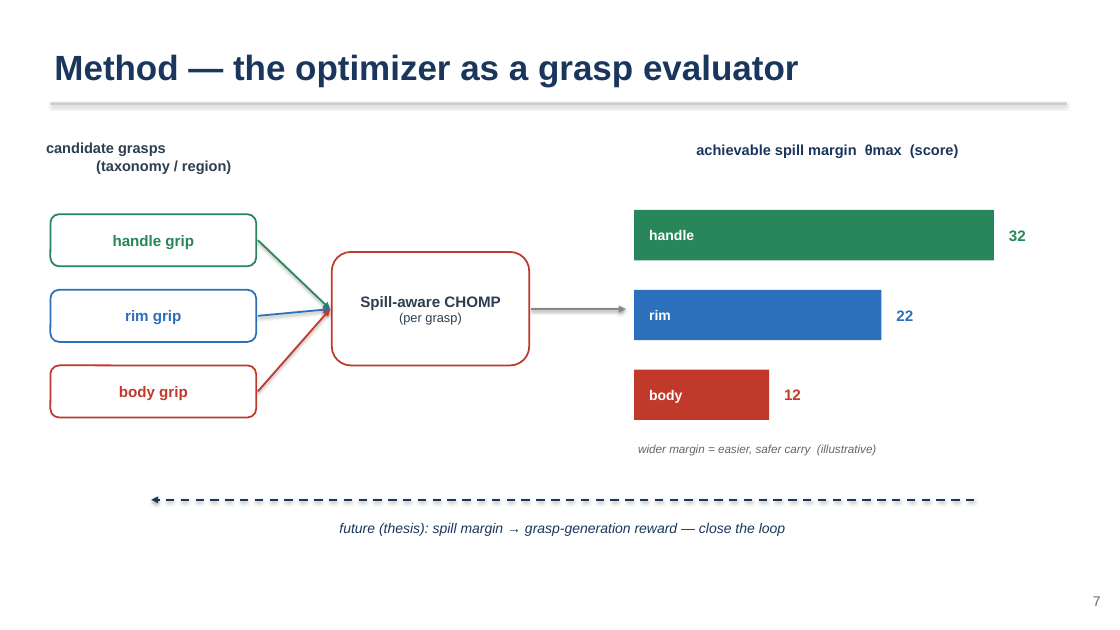
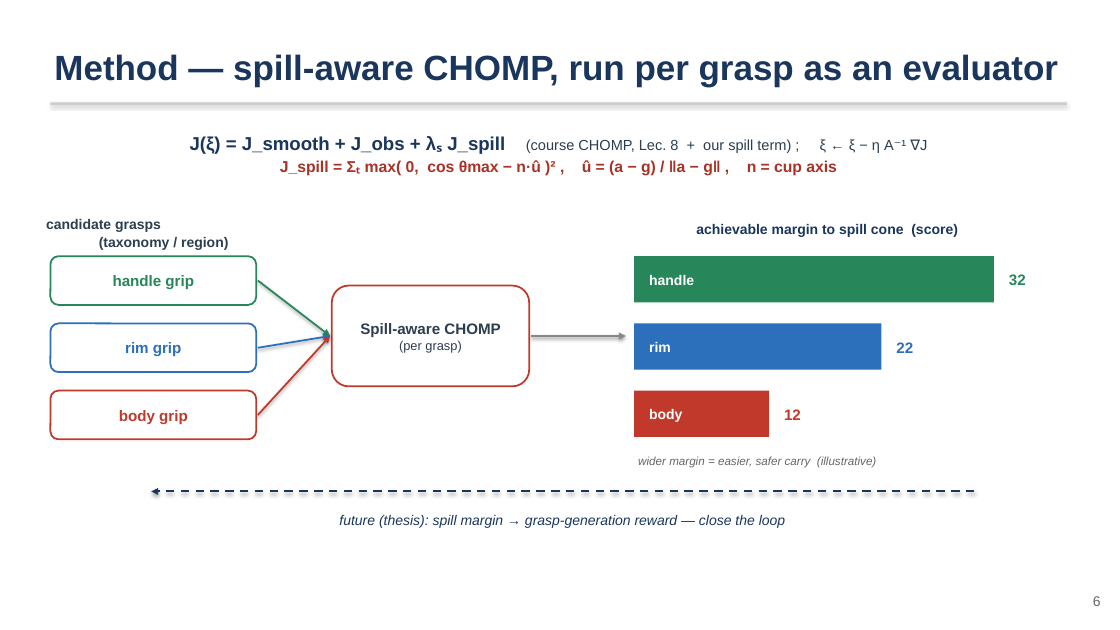
Before and after one commit to jihoon3125/spill-free-mug-trasport, a slide deck: slide 6 of docs/slides_proposal_editable.pptx (slide 7 before the commit). Drawn at 1120x630 pixels with LibreOffice and Linux fonts; fonts in the diff are those of the drawing. Boxes give left, top, right and bottom in pixels: in the first picture for what was removed or moved away, otherwise in the second. Text is boxed around its words. In the diff, an @@ line names an element or a change of style, - is before the commit and + after.

```diff
--- a/docs/slides_proposal_editable.pptx
+++ b/docs/slides_proposal_editable.pptx
@@ text at box(54, 54, 1058, 86): text changed @@
-Method — the optimizer as a grasp evaluator
+Method — spill-aware CHOMP, run per grasp as an evaluator
@@ text added at box(190, 136, 837, 176), 13.5 pt, text #A93226, bold @@
+J(ξ) = J_smooth + J_obs + λₛ J_spill (course CHOMP, Lec. 8 + our spill term) ; ξ ← ξ − η A⁻¹ ∇J
+J_spill = Σₜ max( 0, cos θmax − n·û )² , û = (a − g) / ‖a − g‖ , n = cup axis
@@ text "candidate grasps (taxonomy / region)": place and size @@
-text "candidate grasps (taxonomy / region)" at box(46, 142, 231, 174)
+text "candidate grasps (taxonomy / region)" at box(46, 219, 228, 250)
@@ text "candidate grasps (taxonomy / region)" at box(46, 219, 228, 250): size 12.5 to 12 pt @@
@@ text at box(696, 224, 958, 237): text changed; size 12.5 to 12 pt @@
-achievable spill margin θmax (score)
+achievable margin to spill cone (score)
@@ rounded rectangle "handle grip": place and size @@
-rounded rectangle "handle grip" at box(50, 214, 256, 266)
+rounded rectangle "handle grip" at box(50, 256, 256, 305)
@@ arrow removed from (258, 240) to (330, 309) @@
@@ rectangle: place and size @@
-rectangle at box(634, 210, 994, 260)
+rectangle at box(634, 256, 994, 302)
@@ text "handle": place and size @@
-text "handle" at box(649, 230, 694, 240)
+text "handle" at box(649, 275, 694, 285)
@@ text "32": place and size @@
-text "32" at box(1009, 230, 1026, 241)
+text "32" at box(1009, 274, 1026, 285)
@@ arrow moved from (258, 316) - (330, 309) to (258, 281) - (330, 336) @@
@@ arrow (258, 281) - (330, 336): stroke #2C6FBB 1.5 pt to #27865A 1.5 pt @@
@@ rounded rectangle "Spill-aware CHOMP": place and size @@
-rounded rectangle "Spill-aware CHOMP" at box(332, 252, 529, 365)
+rounded rectangle "Spill-aware CHOMP" at box(332, 286, 529, 386)
@@ rounded rectangle "rim grip": place and size @@
-rounded rectangle "rim grip" at box(50, 290, 256, 342)
+rounded rectangle "rim grip" at box(50, 323, 256, 372)
@@ rectangle: place and size @@
-rectangle at box(634, 290, 881, 340)
+rectangle at box(634, 323, 881, 370)
@@ text "rim": place and size @@
-text "rim" at box(649, 310, 671, 320)
+text "rim" at box(649, 342, 671, 352)
@@ text "22": place and size @@
-text "22" at box(896, 310, 913, 321)
+text "22" at box(896, 342, 913, 353)
@@ arrow moved from (258, 392) - (330, 309) to (258, 348) - (330, 336) @@
@@ arrow (258, 348) - (330, 336): stroke #C0392B 1.5 pt to #2C6FBB 1.5 pt @@
@@ arrow added from (258, 415) to (330, 336), #C0392B 1.5 pt @@
@@ arrow moved from (531, 309) - (626, 309) to (531, 336) - (626, 336) @@
@@ rounded rectangle "body grip": place and size @@
-rounded rectangle "body grip" at box(50, 365, 256, 418)
+rounded rectangle "body grip" at box(50, 391, 256, 439)
@@ rectangle: place and size @@
-rectangle at box(634, 370, 770, 420)
+rectangle at box(634, 391, 770, 437)
@@ text "body": place and size @@
-text "body" at box(649, 390, 682, 403)
+text "body" at box(649, 409, 682, 422)
@@ text "12": place and size @@
-text "12" at box(784, 389, 801, 400)
+text "12" at box(784, 409, 801, 420)
@@ text "wider margin = easier, safer ...": place and size @@
-text "wider margin = easier, safer ..." at box(638, 444, 876, 456)
+text "wider margin = easier, safer ..." at box(638, 456, 876, 468)
@@ text "future (thesis): spill margin → ...": place and size @@
-text "future (thesis): spill margin → ..." at box(339, 523, 785, 536)
+text "future (thesis): spill margin → ..." at box(339, 515, 785, 528)
@@ arrow moved from (975, 500) - (151, 500) to (975, 492) - (151, 492) @@
@@ text at box(1093, 596, 1101, 606): text changed @@
-7
+6
```
Also in this commit, not shown: 3 other slides changed, 1 slide removed, 21 other files.
